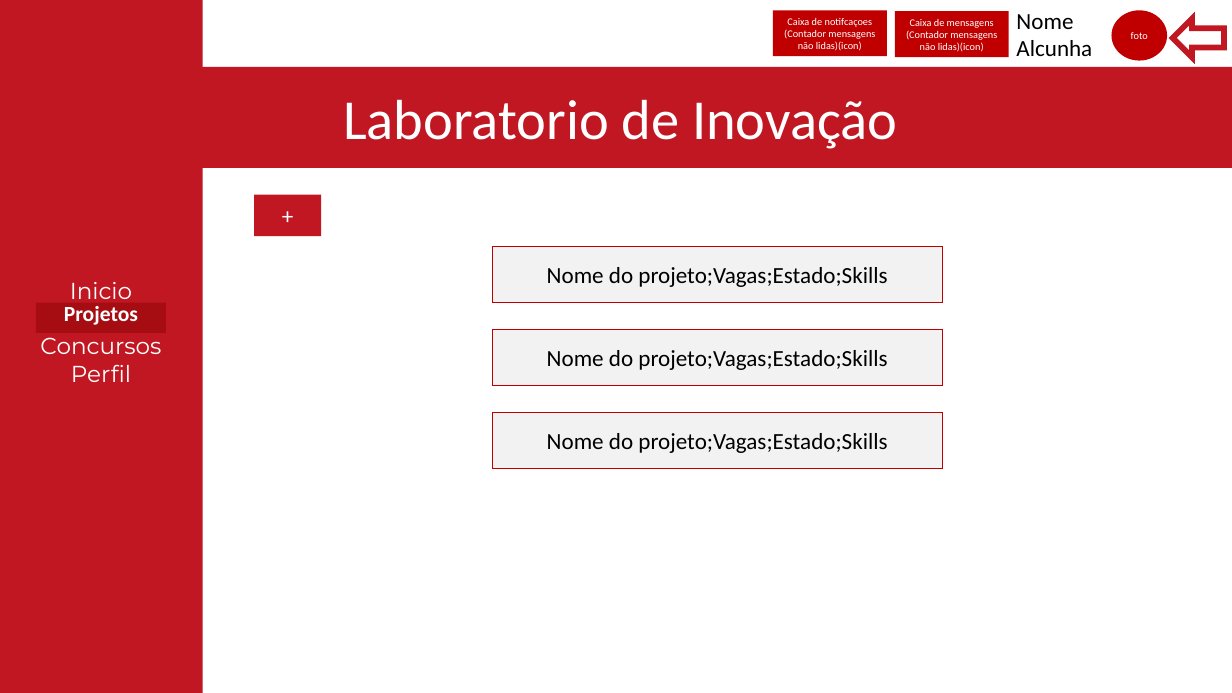
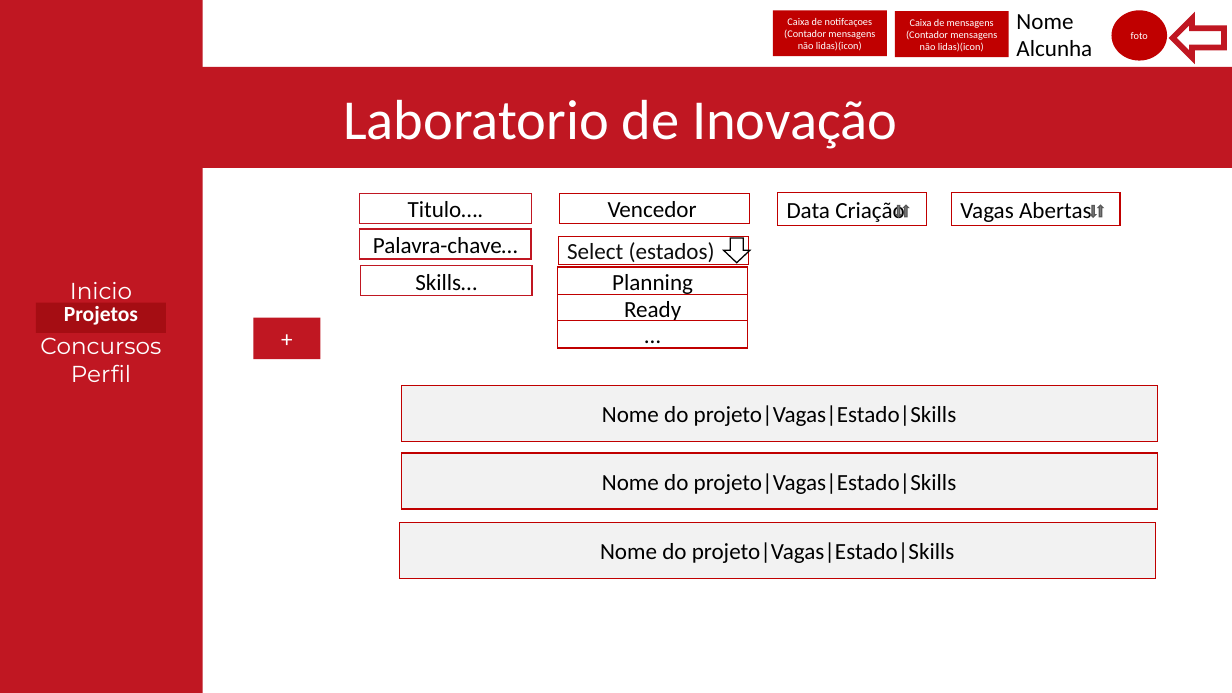
Before and after one commit to Reaf25pt/CriticalProject, a slide deck: slide 11 of frontend/Projetofinal.pptx. Drawn at 1232x693 pixels with LibreOffice and Linux fonts; fonts in the diff are those of the drawing; background and template pictures are left out. Boxes give left, top, right and bottom in pixels: in the first picture for what was removed or moved away, otherwise in the second. Text is boxed around its words. In the diff, an @@ line names an element or a change of style, - is before the commit and + after.

```diff
--- a/frontend/Projetofinal.pptx
+++ b/frontend/Projetofinal.pptx
@@ rectangle added at bbox=[360, 193, 531, 224], fill #FFFFFF, outline #C01722 1 pt, 18 pt, text #000000 @@
+Titulo….
@@ rectangle added at bbox=[560, 194, 750, 224], fill #FFFFFF, outline #C00000 1 pt, 18 pt, text #000000 @@
+Vencedor
@@ rectangle added at bbox=[777, 193, 927, 226], fill #FFFFFF, outline #C00000 1 pt, 18 pt, text #000000 @@
+Data Criação
@@ down arrow added at bbox=[897, 205, 901, 217], fill #808080, outline #595959 1 pt @@
@@ down arrow added at bbox=[904, 205, 909, 217], fill #808080, outline #595959 1 pt @@
@@ rectangle added at bbox=[952, 193, 1120, 226], fill #FFFFFF, outline #C00000 1 pt, 18 pt, text #000000 @@
+Vagas Abertas
@@ down arrow added at bbox=[1092, 205, 1096, 217], fill #808080, outline #595959 1 pt @@
@@ down arrow added at bbox=[1098, 205, 1103, 217], fill #808080, outline #595959 1 pt @@
@@ rectangle added at bbox=[360, 229, 531, 260], fill #FFFFFF, outline #C01722 1 pt, 18 pt, text #000000 @@
+Palavra-chave…
@@ rectangle added at bbox=[558, 237, 749, 264], outline #C00000 0.25 pt, 18 pt, text #0D0D0D @@
+Select (estados)
@@ down arrow added at bbox=[724, 238, 750, 263], fill #FFFFFF, outline #000000 1 pt @@
@@ rectangle added at bbox=[360, 265, 532, 296], fill #FFFFFF, outline #C01722 1 pt, 18 pt, text #000000 @@
+Skills…
@@ rectangle added at bbox=[557, 267, 748, 295], fill #FFFFFF, outline #C00000 1 pt, 18 pt, text #000000 @@
+Planning
@@ rectangle added at bbox=[557, 295, 748, 323], fill #FFFFFF, outline #C00000 1 pt, 18 pt, text #000000 @@
+Ready
@@ rectangle "+": place and size @@
-rectangle "+" at bbox=[254, 195, 321, 237]
+rectangle "+" at bbox=[253, 318, 320, 360]
@@ rectangle added at bbox=[557, 321, 748, 348], fill #FFFFFF, outline #C00000 1 pt, 18 pt, text #000000 @@
+…
@@ rectangle "Nome do projeto|Vagas|Estado|Skills": place and size @@
-rectangle "Nome do projeto|Vagas|Estado|Skills" at bbox=[493, 247, 943, 303]
+rectangle "Nome do projeto|Vagas|Estado|Skills" at bbox=[401, 385, 1157, 442]
@@ text in rectangle at bbox=[602, 405, 957, 426]: text changed @@
-Nome do projeto;Vagas;Estado;Skills
+Nome do projeto|Vagas|Estado|Skills
@@ rectangle "Nome do projeto|Vagas|Estado|Skills": place and size @@
-rectangle "Nome do projeto|Vagas|Estado|Skills" at bbox=[493, 412, 943, 469]
+rectangle "Nome do projeto|Vagas|Estado|Skills" at bbox=[401, 453, 1157, 509]
@@ text in rectangle at bbox=[602, 473, 957, 494]: text changed @@
-Nome do projeto;Vagas;Estado;Skills
+Nome do projeto|Vagas|Estado|Skills
@@ rectangle "Nome do projeto|Vagas|Estado|Skills": place and size @@
-rectangle "Nome do projeto|Vagas|Estado|Skills" at bbox=[493, 330, 943, 386]
+rectangle "Nome do projeto|Vagas|Estado|Skills" at bbox=[399, 523, 1155, 579]
@@ text in rectangle at bbox=[600, 542, 955, 563]: text changed @@
-Nome do projeto;Vagas;Estado;Skills
+Nome do projeto|Vagas|Estado|Skills
```
Also in this commit, not shown: 6 other slides changed, 9 other files.
